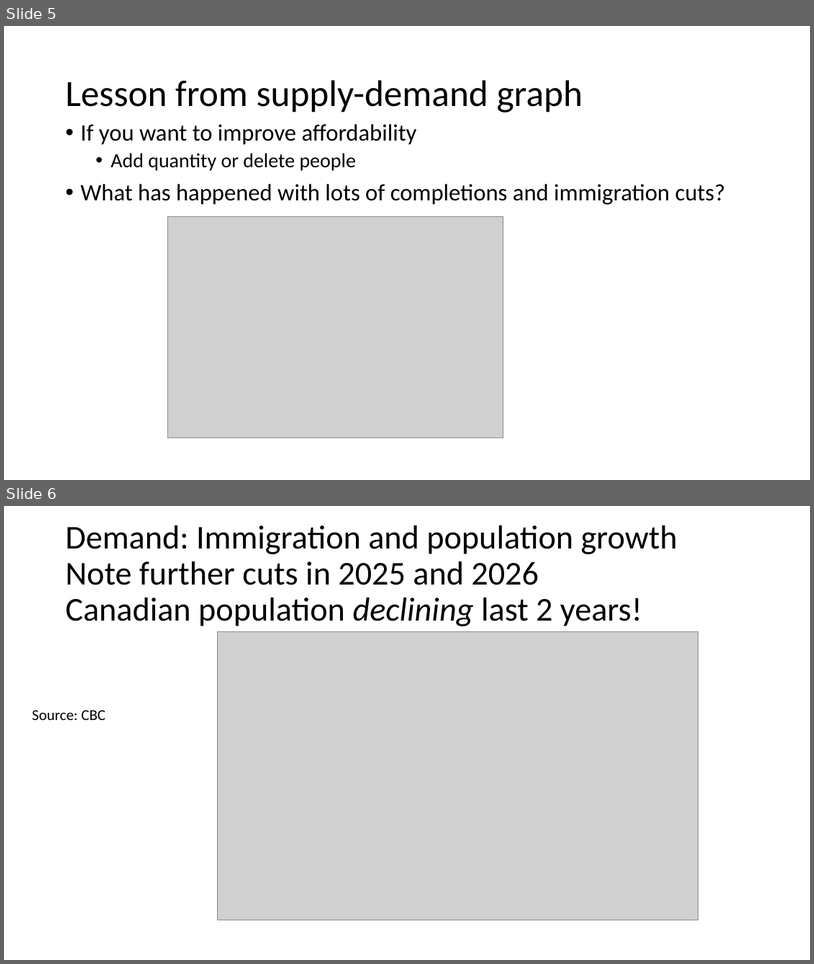
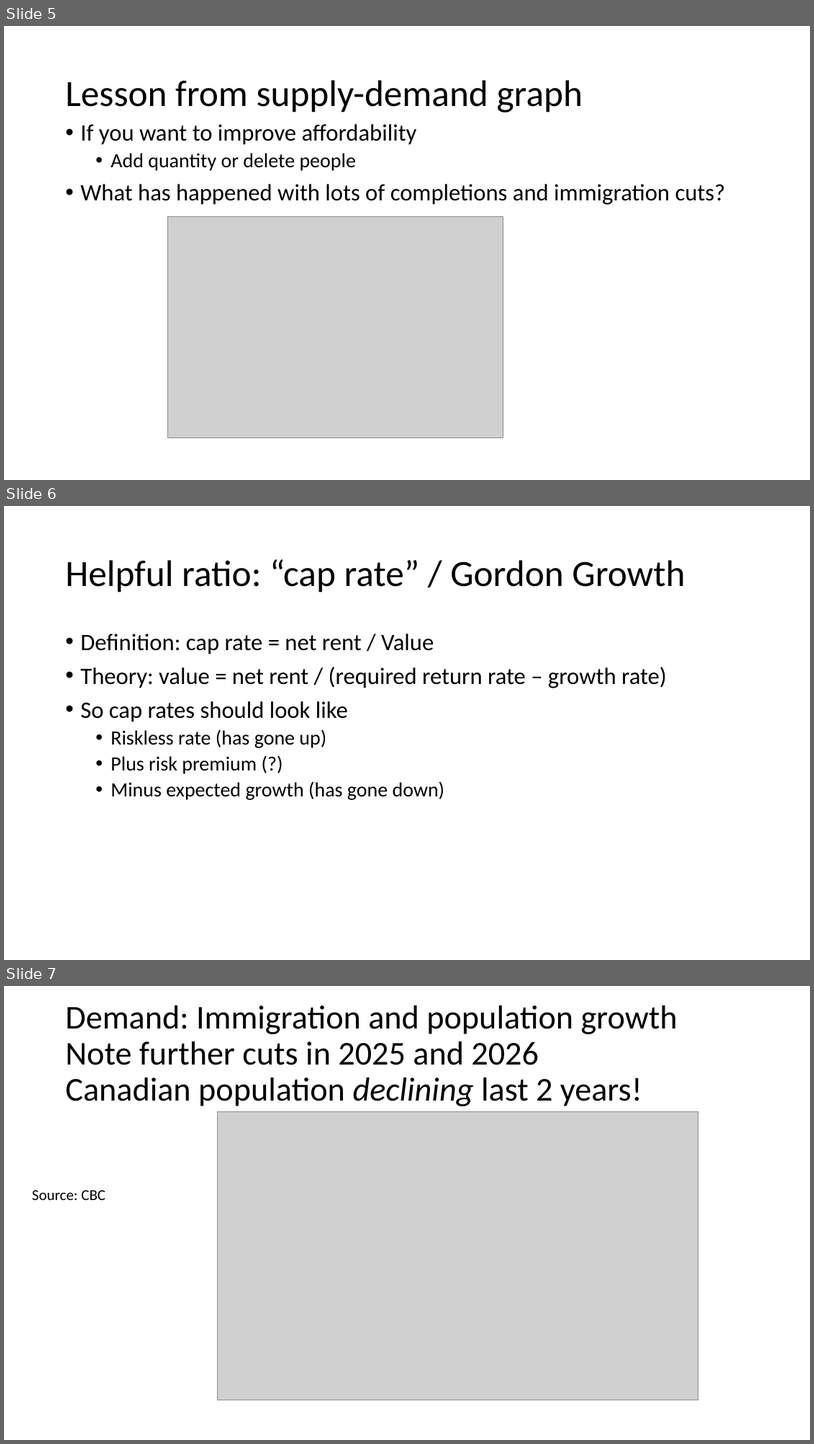
Before and after one commit to tomdavidoff/commentary, a slide deck: popular/sipSmarter.pptx. Shown one above the other, each under a label of ours: slides 5 and 6 before the commit, slides 5, 6 and 7 after it. The pictures are 814x964 and 814x1444 pixels, drawn with LibreOffice and Linux fonts; fonts in the diff are those of the drawing; grey boxes stand for pictures. Boxes give left, top, right and bottom in pixels: in the first picture for what was removed or moved away, otherwise in the second. Text is boxed around its words. In the diff, an @@ line names an element or a change of style, - is before the commit and + after.

Commit message:
ff

```diff
--- a/popular/sipSmarter.pptx
+++ b/popular/sipSmarter.pptx
@@ slide 6 added at <box>4,506,810,960</box>, background #FFFFFF @@
@@ title added at <box>65,559,685,592</box>, 44 pt, text #000000 @@
+Helpful ratio: “cap rate” / Gordon Growth
@@ text added at <box>80,633,667,800</box>, 28 pt, text #000000 @@
+• Definition: cap rate = net rent / Value
+• Theory: value = net rent / (required return rate – growth rate)
+• So cap rates should look like
+  • Riskless rate (has gone up)
+  • Plus risk premium (?)
+  • Minus expected growth (has gone down)
@@ what was slide 6 is now slide 7 @@
```
Also in this commit, not shown: 1 slide changed.
